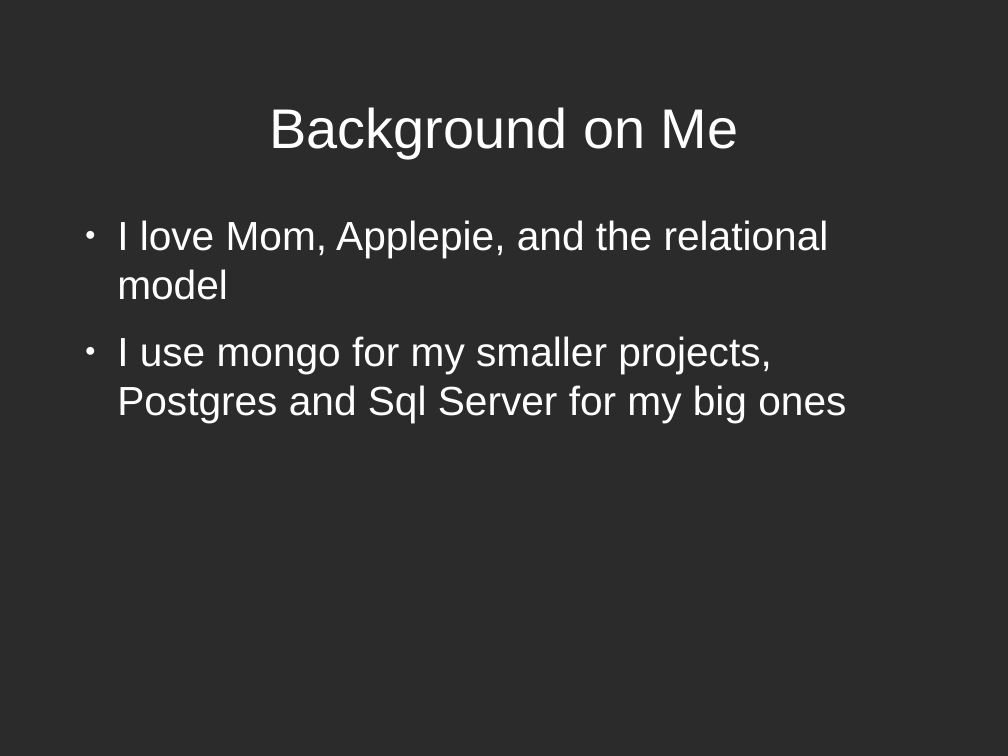
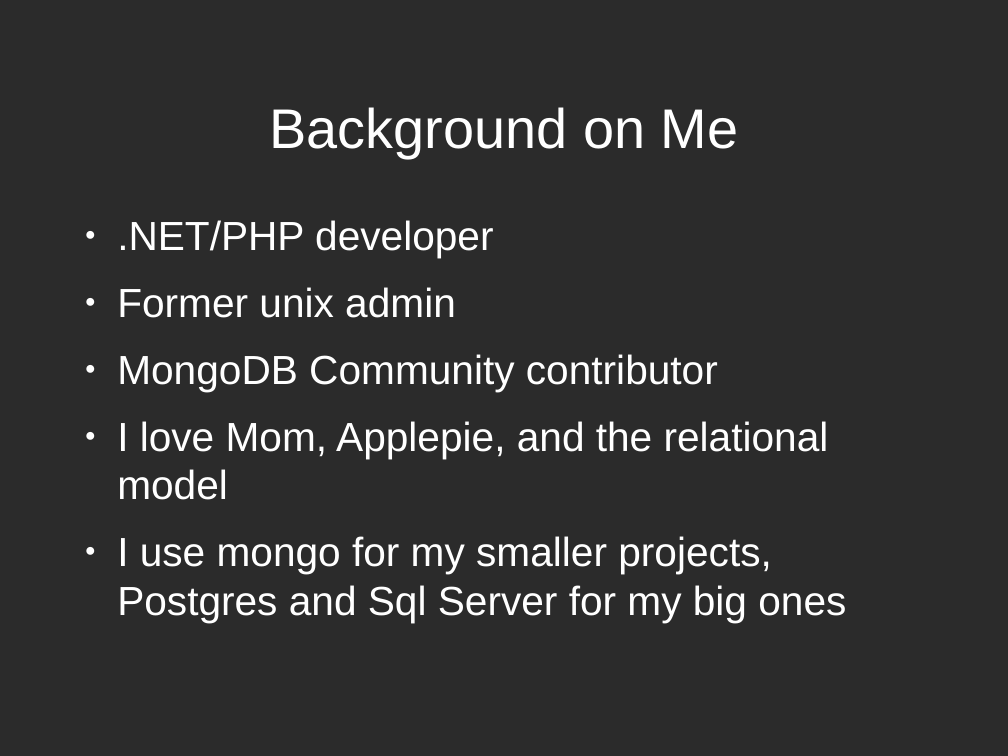
Before and after one commit to zippy1981/TalkMaterials, a slide deck: slide 2 of MongoMeetup/2010-July/Mongo Windows Administration for the Unix Programmer.odp (slide 3 before the commit). Drawn at 1008x756 pixels with LibreOffice and Linux fonts; fonts in the diff are those of the drawing; background and template pictures are left out; a plain dark background stands for a picture behind light text. Boxes give left, top, right and bottom in pixels: in the first picture for what was removed or moved away, otherwise in the second. Text is boxed around its words. In the diff, an @@ line names an element or a change of style, - is before the commit and + after.

```diff
--- a/MongoMeetup/2010-July/Mongo Windows Administration for the Unix Programmer.odp
+++ b/MongoMeetup/2010-July/Mongo Windows Administration for the Unix Programmer.odp
@@ text at [117,220,718,392]: paragraphs added @@
+● .NET/PHP developer
+● Former unix admin
+● MongoDB Community contributor
```
Also in this commit, not shown: 1 other slide changed, 1 slide added, 2 slides removed.
